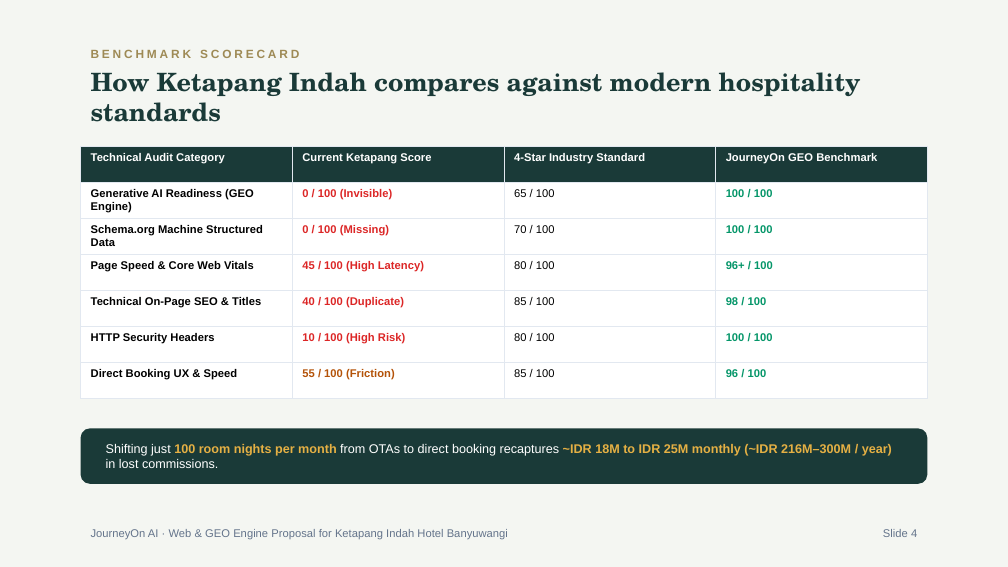
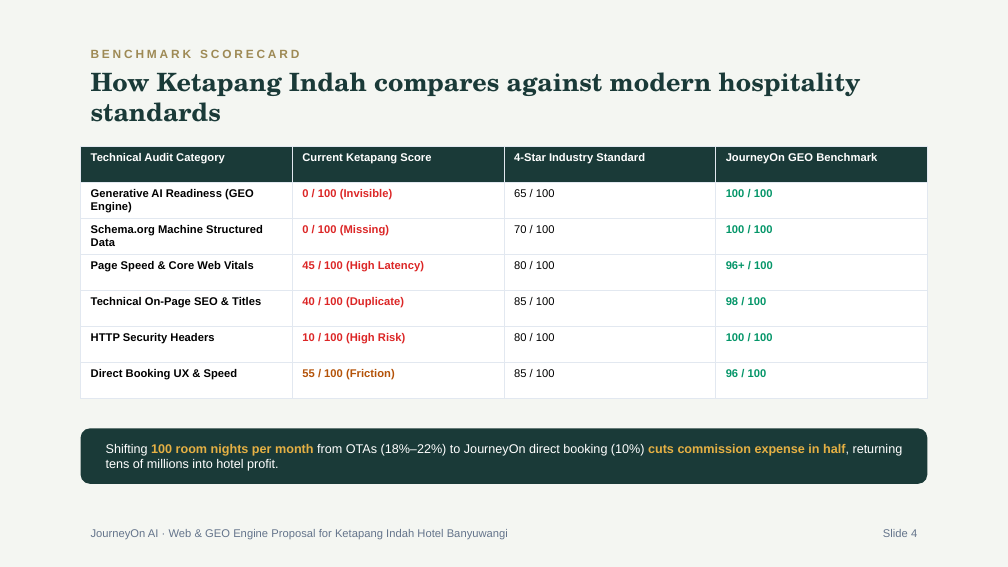
Before and after one commit to arbuuuud/ketapangweb, a slide deck: slide 4 of PITCH_DECK_KETAPANG_INDAH_GEO.pptx. Drawn at 1008x567 pixels with LibreOffice and Linux fonts; fonts in the diff are those of the drawing. Boxes give left, top, right and bottom in pixels: in the first picture for what was removed or moved away, otherwise in the second. Text is boxed around its words. In the diff, an @@ line names an element or a change of style, - is before the commit and + after.

Commit message:
fix(deck-and-audit): align commercial model to JourneyOn 10% commission vs OTA 18-22%

```diff
--- a/PITCH_DECK_KETAPANG_INDAH_GEO.pptx
+++ b/PITCH_DECK_KETAPANG_INDAH_GEO.pptx
@@ text at (106,444,903,471): text changed @@
-Shifting just 100 room nights per month from OTAs to direct booking recaptures ~IDR 18M to IDR 25M monthly (~IDR 216M–300M / year) in lost commissions.
+Shifting 100 room nights per month from OTAs (18%–22%) to JourneyOn direct booking (10%) cuts commission expense in half, returning tens of millions into hotel profit.
```
Also in this commit, not shown: 2 other slides changed, 7 other files.
